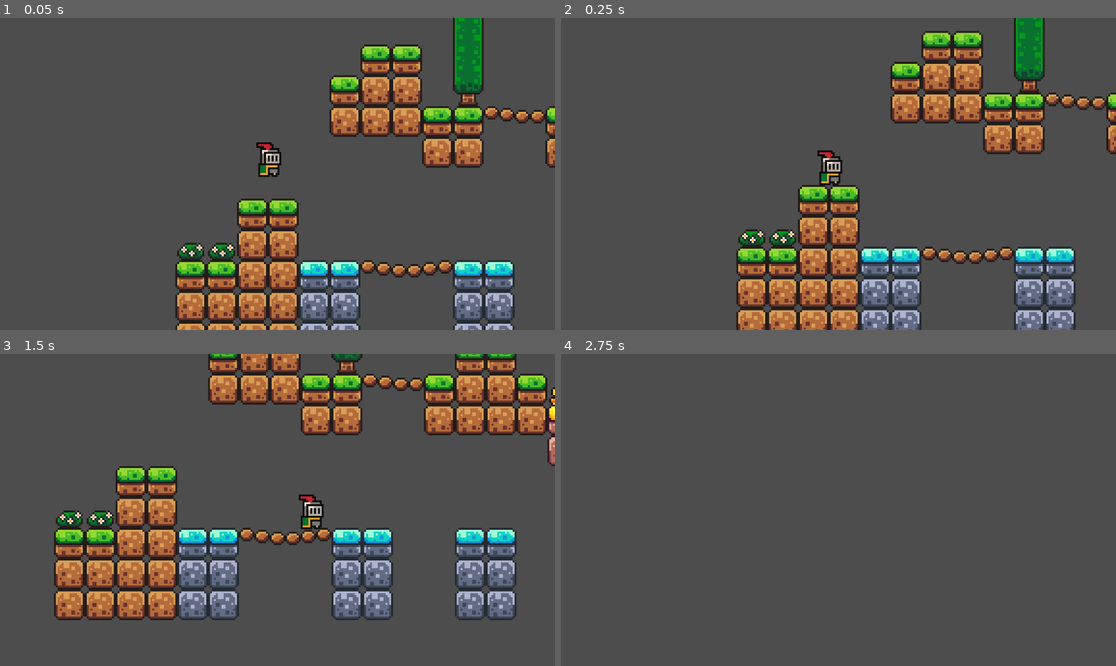
Above: before the commit, frames 1-4 (two rows, left to right).
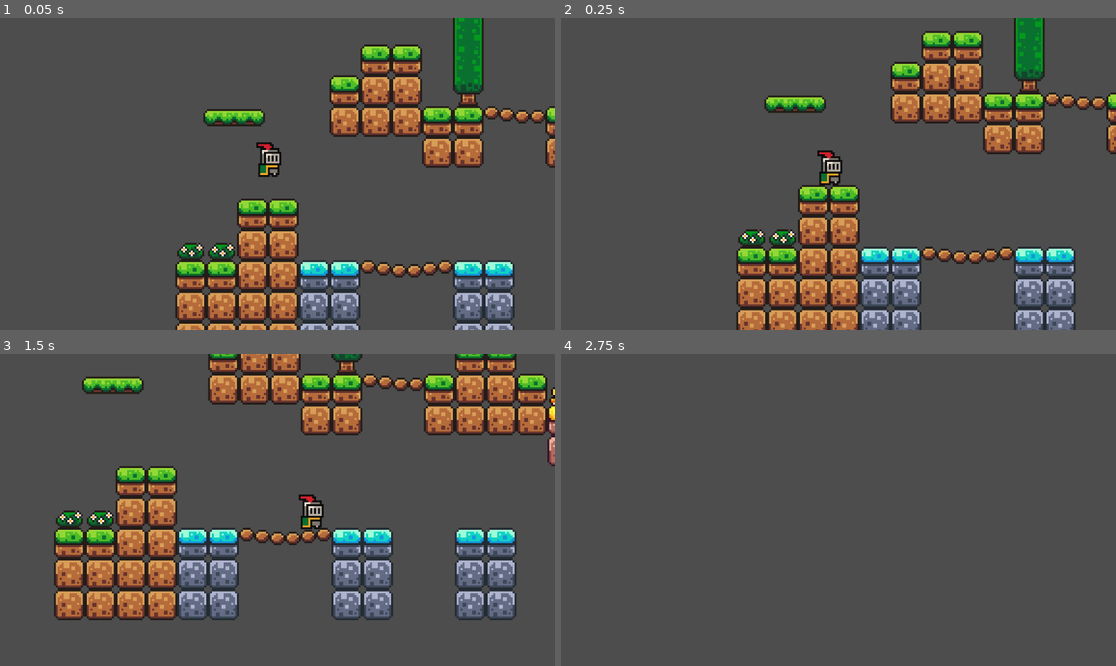
Above: after the commit, the same moments.

Repository: Obad0x/GODOT_PRACTICE
Game: Godot game, scene res://scenes/Game.tscn
Same seed, same stepped clock (60 frames per second), same inputs: the game is played once before the commit and once after it.
Inputs:
- Up to frame 1 (0.05 s): no input
- Up to frame 2 (0.25 s): no input
- Up to frame 3 (1.5 s): tap Enter (ui_accept) at 0.5, 0.77 s; hold Right (ui_right) from 0.53 s (still down)
- Up to frame 4 (2.75 s): tap Enter (ui_accept) at 1.52 s; release Right (ui_right) at 2.03 s; hold Left (ui_left) from 2.03 s (still down)

The runs differ from the first frame. In frame 1, 0.6% of the frame differs, in the area x 36-48%, y 29-35%; in frame 2, 0.6%, in the area x 36-48%, y 24-31%; in frame 3, 0.6%; in frame 4, nothing differs.

Commit message:
basics 2

Diff:
--- a/scenes/Game.tscn
+++ b/scenes/Game.tscn
@@ -1,7 +1,8 @@
-[gd_scene load_steps=5 format=3 uid="uid://4hn6lbtx1c2j"]
+[gd_scene load_steps=9 format=3 uid="uid://4hn6lbtx1c2j"]
 
 [ext_resource type="PackedScene" uid="uid://dcma8kkyktin2" path="res://scenes/player.tscn" id="1_k0mh4"]
 [ext_resource type="Texture2D" uid="uid://b2uxyul70ohvt" path="res://assets/sprites/world_tileset.png" id="2_ewxym"]
+[ext_resource type="PackedScene" uid="uid://g3qd3xr0fgnv" path="res://scenes/platform.tscn" id="3_kllc4"]
 
 [sub_resource type="TileSetAtlasSource" id="TileSetAtlasSource_misrw"]
 texture = ExtResource("2_ewxym")
@@ -407,6 +408,44 @@
 physics_layer_0/collision_layer = 1
 sources/0 = SubResource("TileSetAtlasSource_misrw")
 
+[sub_resource type="Animation" id="Animation_tagfe"]
+resource_name = "move"
+length = 1.5
+loop_mode = 2
+tracks/0/type = "value"
+tracks/0/imported = false
+tracks/0/enabled = true
+tracks/0/path = NodePath(".:position")
+tracks/0/interp = 1
+tracks/0/loop_wrap = true
+tracks/0/keys = {
+"times": PackedFloat32Array(0, 1.5),
+"transitions": PackedFloat32Array(1, 1),
+"update": 0,
+"values": [Vector2(385, 54), Vector2(446, 54)]
+}
+
+[sub_resource type="Animation" id="Animation_gcl3a"]
+length = 0.001
+tracks/0/type = "value"
+tracks/0/imported = false
+tracks/0/enabled = true
+tracks/0/path = NodePath(".:position")
+tracks/0/interp = 1
+tracks/0/loop_wrap = true
+tracks/0/keys = {
+"times": PackedFloat32Array(0),
+"transitions": PackedFloat32Array(1),
+"update": 0,
+"values": [Vector2(396, 54)]
+}
+
+[sub_resource type="AnimationLibrary" id="AnimationLibrary_u7j6p"]
+_data = {
+"RESET": SubResource("Animation_gcl3a"),
+"move": SubResource("Animation_tagfe")
+}
+
 [node name="Game" type="Node2D"]
 
 [node name="TileMap" type="TileMap" parent="."]
@@ -421,3 +460,15 @@
 position = Vector2(4, 0)
 zoom = Vector2(4, 4)
 position_smoothing_enabled = true
+
+[node name="platform" parent="." instance=ExtResource("3_kllc4")]
+position = Vector2(31, 6)
+
+[node name="platform2" parent="." instance=ExtResource("3_kllc4")]
+position = Vector2(396, 54)
+
+[node name="AnimationPlayer" type="AnimationPlayer" parent="platform2"]
+libraries = {
+"": SubResource("AnimationLibrary_u7j6p")
+}
+autoplay = "move"
--- /dev/null
+++ b/scenes/platform.tscn
@@ -0,0 +1,18 @@
+[gd_scene load_steps=3 format=3 uid="uid://g3qd3xr0fgnv"]
+
+[ext_resource type="Texture2D" uid="uid://dmyuf4yphjeve" path="res://assets/sprites/platforms.png" id="1_y0ch4"]
+
+[sub_resource type="RectangleShape2D" id="RectangleShape2D_sso75"]
+size = Vector2(33, 10)
+
+[node name="platform" type="AnimatableBody2D"]
+
+[node name="Sprite2D" type="Sprite2D" parent="."]
+texture = ExtResource("1_y0ch4")
+region_enabled = true
+region_rect = Rect2(16, 0, 33, 9)
+
+[node name="CollisionShape2D" type="CollisionShape2D" parent="."]
+position = Vector2(-0.5, 0)
+shape = SubResource("RectangleShape2D_sso75")
+one_way_collision = true
--- a/scenes/player.tscn
+++ b/scenes/player.tscn
@@ -43,6 +43,7 @@
 radius = 5.0
 
 [node name="Player" type="CharacterBody2D"]
+z_index = 5
 script = ExtResource("1_0pmcb")
 
 [node name="AnimatedSprite2D" type="AnimatedSprite2D" parent="."]
